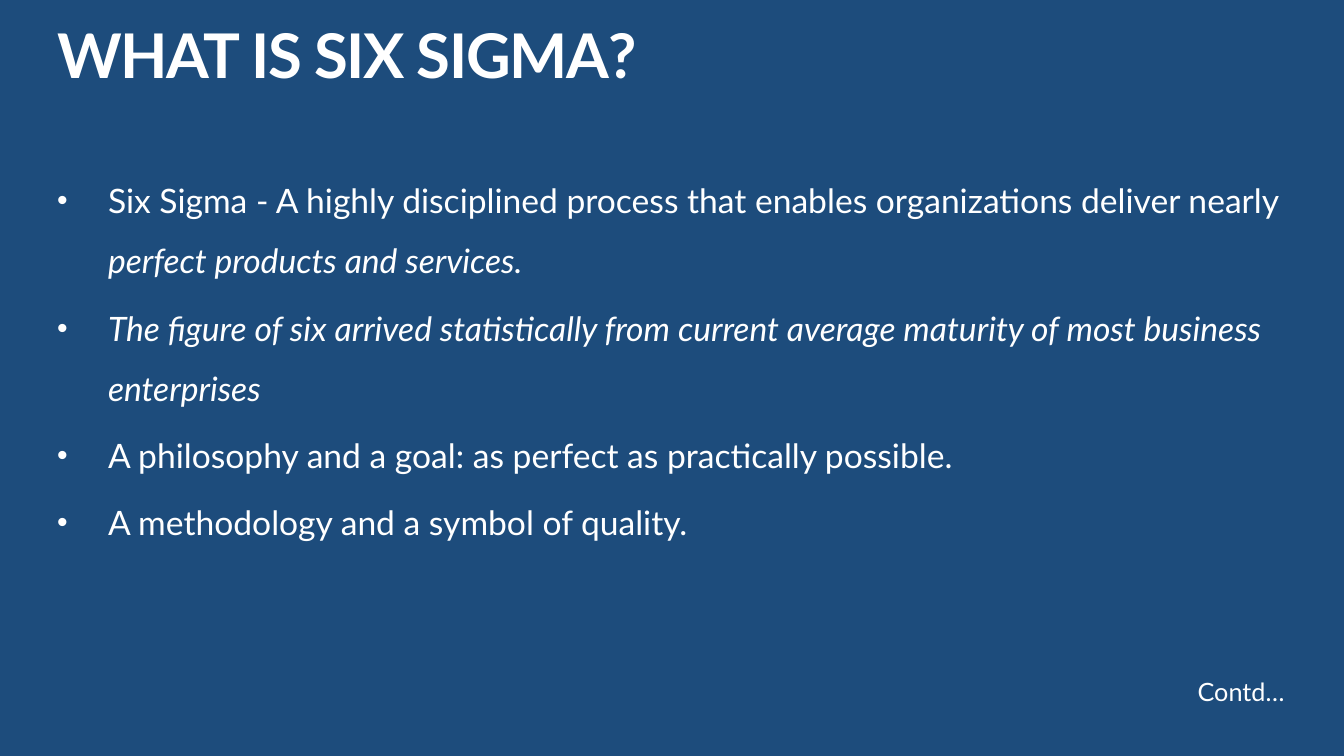
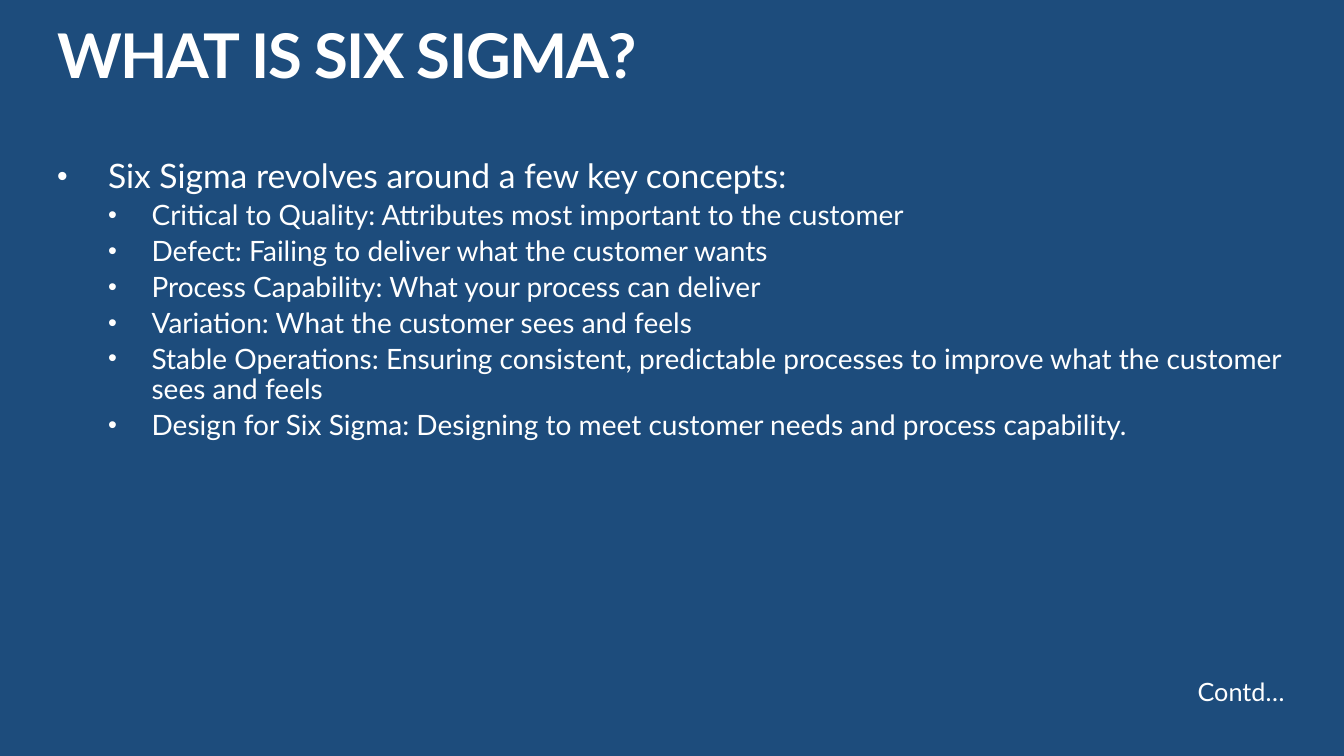
Before and after one commit to daotk/cdkpt, a slide deck: slide 5 of SPQM/Team Assignment/Team Assignment 02/Powerpoint/K16T1-Team15-Team Assignment1-Presentation.pptx. Drawn at 1344x756 pixels with LibreOffice and Linux fonts; fonts in the diff are those of the drawing. Boxes give left, top, right and bottom in pixels: in the first picture for what was removed or moved away, otherwise in the second. Text is boxed around its words. In the diff, an @@ line names an element or a change of style, - is before the commit and + after.

```diff
--- a/SPQM/Team Assignment/Team Assignment 02/Powerpoint/K16T1-Team15-Team Assignment1-Presentation.pptx
+++ b/SPQM/Team Assignment/Team Assignment 02/Powerpoint/K16T1-Team15-Team Assignment1-Presentation.pptx
@@ text at (108, 163, 1282, 440): text changed; size 24 to 20 pt @@
-• Six Sigma - A highly disciplined process that enables organizations deliver nearly perfect products and services.
-• The figure of six arrived statistically from current average maturity of most business enterprises
-• A philosophy and a goal: as perfect as practically possible.
-• A methodology and a symbol of quality.
+• Six Sigma revolves around a few key concepts:
+  • Critical to Quality: Attributes most important to the customer
+  • Defect: Failing to deliver what the customer wants
+  • Process Capability: What your process can deliver
+  • Variation: What the customer sees and feels
+  • Stable Operations: Ensuring consistent, predictable processes to improve what the customer sees and feels
+  • Design for Six Sigma: Designing to meet customer needs and process capability.
```
Also in this commit, not shown: 2 other slides changed.
